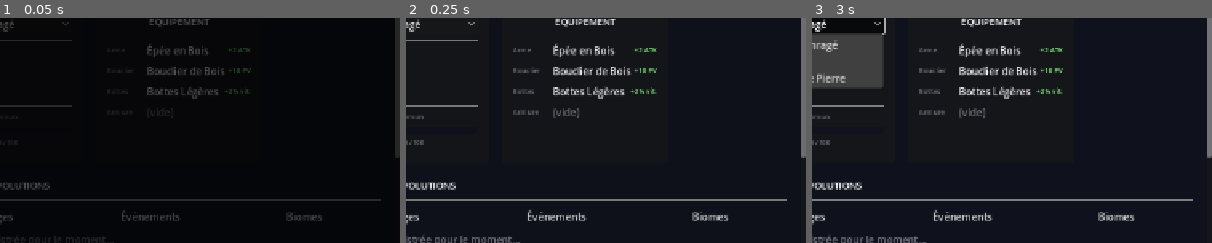
Above: before the commit, frames 1-3 (left to right).
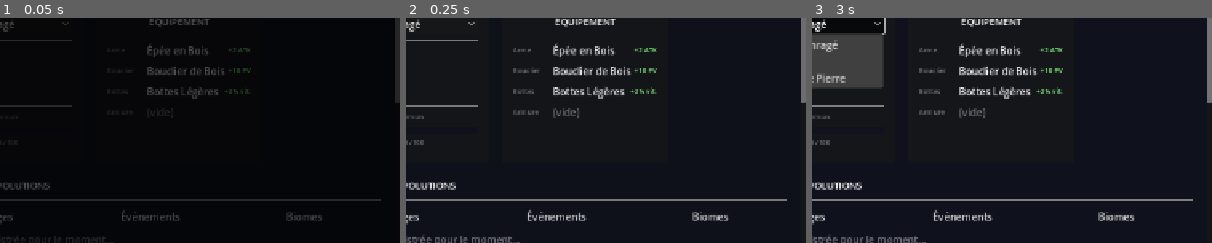
Above: after the commit, the same moments.

Repository: Rhend/Reliquary
Game: Godot game, scene res://scenes/Village.tscn
Same seed, same stepped clock (60 frames per second), same inputs: the game is played once before the commit and once after it.
Inputs:
- Up to frame 1 (0.05 s): no input
- Up to frame 2 (0.25 s): no input
- Up to frame 3 (3 s): click "Forêt Sombre" at 0.5 s; click "Lancer l'aventure" at 1.25 s; click "Marécage Putride" at 2 s; click "Guerrier Enragé" at 2.75 s
The pictures show only the part of the screen within x 50-100%, y 16-66%; the shares and areas given below are measured in that part.

The runs differ from the first frame. In frame 1, 0.3% of the frame differs, in the area x 98-100%, y 37-63%; in frame 2, 0.3%; in frame 3, 0.3%.

Commit message:
feat: contenu Plage, équipements mid/late, Forge améliorée
Nouveaux équipements :
  • Bouclier de Fer (+4 DEF, +15 PV) — forge fourrure + mineral_fer
  • Trident de Mer (+9 ATK, +3 DEF) — forge écaille + perle + fer
  • Bouclier d'Écailles (+6 DEF, +30 PV) — forge écaille + perle + os corail
  • Lame d'Hydre (+14 ATK, +5% speed) — forge venin + écaille + fer
  • Armure d'Hydre (+9 DEF, +55 PV) — forge écaille + venin + os corail

Nouvelles ressources :
  • Perle Marine (crabe, sirène, requin)
  • Os de Corail (requin)

Plage Sauvage :
  • 3e ennemi : Requin Marteau (ATK 24, DEF 8, HP 120, tier 2)
  • 3e événement positif : Coffre à la Dérive (+5 luck)
  • 3e piège : Courant Violent (−25 PV)
  • Drops de perle_marine sur crabe et sirène

Forge :
  • Recettes triées par coût total croissant
  • Badge UPGRADE ▲ (doré) quand la recette améliore le slot actuel
  • Badge ÉQUIPÉ (vert) + bouton désactivé si déjà porté
  • 5 nouvelles recettes ajoutées (bouclier_fer, trident, bouclier_écailles,
    lame_hydre, armure_hydre)

Diff:
--- a/data/biomes/plage.json
+++ b/data/biomes/plage.json
@@ -12,7 +12,8 @@
 				"id": "enemy_crabe", "name": "Crabe Géant",
 				"atk": 14, "def": 6, "hp": 55, "tier": 0, "xp_reward": 14,
 				"loot_table": [
-					{ "item_id": "res_ecaille", "chance": 0.45 }
+					{ "item_id": "res_ecaille",     "chance": 0.40 },
+					{ "item_id": "res_perle_marine", "chance": 0.20 }
 				]
 			},
 			{
@@ -20,17 +21,29 @@
 				"atk": 18, "def": 4, "hp": 70, "tier": 1, "xp_reward": 22,
 				"loot_table": [
 					{ "item_id": "res_ecaille",      "chance": 0.30 },
-					{ "item_id": "res_herbe_magique", "chance": 0.25 }
+					{ "item_id": "res_herbe_magique", "chance": 0.25 },
+					{ "item_id": "res_perle_marine",  "chance": 0.30 }
+				]
+			},
+			{
+				"id": "enemy_requin", "name": "Requin Marteau",
+				"atk": 24, "def": 8, "hp": 120, "tier": 2, "xp_reward": 40,
+				"loot_table": [
+					{ "item_id": "res_os_corail",    "chance": 0.55 },
+					{ "item_id": "res_ecaille",       "chance": 0.35 },
+					{ "item_id": "res_perle_marine",  "chance": 0.20 }
 				]
 			}
 		],
 		"positive_events": [
-			{ "id": "sea_shell", "name": "Coquillage magique",  "effect": "luck", "value": 8  },
-			{ "id": "tide_pool", "name": "Mare régénératrice",  "effect": "heal", "value": 30 }
+			{ "id": "sea_shell",   "name": "Coquillage Magique", "effect": "luck", "value": 8  },
+			{ "id": "tide_pool",   "name": "Mare Régénératrice", "effect": "heal", "value": 30 },
+			{ "id": "drift_chest", "name": "Coffre à la Dérive", "effect": "luck", "value": 5  }
 		],
 		"traps": [
-			{ "id": "quicksand",  "name": "Sables mouvants",  "damage": 20 },
-			{ "id": "jellyfish",  "name": "Méduse venimeuse", "damage": 18 }
+			{ "id": "quicksand",  "name": "Sables Mouvants",  "damage": 20 },
+			{ "id": "jellyfish",  "name": "Méduse Venimeuse", "damage": 18 },
+			{ "id": "rip_tide",   "name": "Courant Violent",  "damage": 25 }
 		]
 	},
 	"passive_slots": [
--- /dev/null
+++ b/data/equipment/armure_hydre.json
@@ -0,0 +1,8 @@
+{
+	"id": "equip_armure_hydre",
+	"name": "Armure d'Hydre",
+	"base_stats": {
+		"slot": "armor",
+		"bonuses": { "def": 9, "hp": 55 }
+	}
+}
--- /dev/null
+++ b/data/equipment/bouclier_ecailles.json
@@ -0,0 +1,8 @@
+{
+	"id": "equip_bouclier_ecailles",
+	"name": "Bouclier d'Écailles",
+	"base_stats": {
+		"slot": "shield",
+		"bonuses": { "def": 6, "hp": 30 }
+	}
+}
--- /dev/null
+++ b/data/equipment/bouclier_fer.json
@@ -0,0 +1,8 @@
+{
+	"id": "equip_bouclier_fer",
+	"name": "Bouclier de Fer",
+	"base_stats": {
+		"slot": "shield",
+		"bonuses": { "def": 4, "hp": 15 }
+	}
+}
--- /dev/null
+++ b/data/equipment/lame_hydre.json
@@ -0,0 +1,8 @@
+{
+	"id": "equip_lame_hydre",
+	"name": "Lame d'Hydre",
+	"base_stats": {
+		"slot": "weapon",
+		"bonuses": { "atk": 14, "attack_speed_pct": 5 }
+	}
+}
--- /dev/null
+++ b/data/equipment/trident_mer.json
@@ -0,0 +1,8 @@
+{
+	"id": "equip_trident_mer",
+	"name": "Trident de Mer",
+	"base_stats": {
+		"slot": "weapon",
+		"bonuses": { "atk": 9, "def": 3 }
+	}
+}
--- /dev/null
+++ b/data/forge/recette_armure_hydre.json
@@ -0,0 +1,11 @@
+{
+	"id": "forge_armure_hydre",
+	"name": "Armure d'Hydre",
+	"result_id": "equip_armure_hydre",
+	"result_slot": "armor",
+	"ingredients": [
+		{ "item_id": "res_ecaille",     "qty": 8 },
+		{ "item_id": "res_venin",       "qty": 5 },
+		{ "item_id": "res_os_corail",   "qty": 3 }
+	]
+}
--- /dev/null
+++ b/data/forge/recette_bouclier_ecailles.json
@@ -0,0 +1,11 @@
+{
+	"id": "forge_bouclier_ecailles",
+	"name": "Bouclier d'Écailles",
+	"result_id": "equip_bouclier_ecailles",
+	"result_slot": "shield",
+	"ingredients": [
+		{ "item_id": "res_ecaille",      "qty": 6 },
+		{ "item_id": "res_perle_marine", "qty": 4 },
+		{ "item_id": "res_os_corail",    "qty": 2 }
+	]
+}
--- /dev/null
+++ b/data/forge/recette_bouclier_fer.json
@@ -0,0 +1,10 @@
+{
+	"id": "forge_bouclier_fer",
+	"name": "Bouclier de Fer",
+	"result_id": "equip_bouclier_fer",
+	"result_slot": "shield",
+	"ingredients": [
+		{ "item_id": "res_fourrure",    "qty": 3 },
+		{ "item_id": "res_mineral_fer", "qty": 4 }
+	]
+}
--- /dev/null
+++ b/data/forge/recette_lame_hydre.json
@@ -0,0 +1,11 @@
+{
+	"id": "forge_lame_hydre",
+	"name": "Lame d'Hydre",
+	"result_id": "equip_lame_hydre",
+	"result_slot": "weapon",
+	"ingredients": [
+		{ "item_id": "res_venin",       "qty": 5 },
+		{ "item_id": "res_ecaille",     "qty": 4 },
+		{ "item_id": "res_mineral_fer", "qty": 3 }
+	]
+}
--- /dev/null
+++ b/data/forge/recette_trident_mer.json
@@ -0,0 +1,11 @@
+{
+	"id": "forge_trident_mer",
+	"name": "Trident de Mer",
+	"result_id": "equip_trident_mer",
+	"result_slot": "weapon",
+	"ingredients": [
+		{ "item_id": "res_ecaille",      "qty": 5 },
+		{ "item_id": "res_perle_marine", "qty": 3 },
+		{ "item_id": "res_mineral_fer",  "qty": 2 }
+	]
+}
--- /dev/null
+++ b/data/resources/os_corail.json
@@ -0,0 +1,5 @@
+{
+	"id": "res_os_corail",
+	"name": "Os de Corail",
+	"entity_type": "resource"
+}
--- /dev/null
+++ b/data/resources/perle_marine.json
@@ -0,0 +1,5 @@
+{
+	"id": "res_perle_marine",
+	"name": "Perle Marine",
+	"entity_type": "resource"
+}
--- a/scripts/Village.gd
+++ b/scripts/Village.gd
@@ -563,7 +563,6 @@
 func _on_entity_evolved(entity_id: String, _new_tier: int) -> void:
 	_refresh_bestiary()
 	_refresh_passives()
-	# Si la créature active a évolué, rafraîchit aussi la carte héro
 	if entity_id == GameData.player.get("active_creature_id", ""):
 		_fill_hero_card()
 
@@ -759,10 +758,22 @@
 		_forge_vbox.add_child(empty_lbl)
 		return
 
+	# Trie par coût total croissant (ingrédients)
+	recipes.sort_custom(func(a, b):
+		var ca = 0; for i in a.get("ingredients",[]): ca += int(i.get("qty",0))
+		var cb = 0; for i in b.get("ingredients",[]): cb += int(i.get("qty",0))
+		return ca < cb
+	)
+
 	for recipe in recipes:
 		_add_recipe_card(recipe)
 
 func _add_recipe_card(recipe: Dictionary) -> void:
+	var slot      = recipe.get("result_slot", "weapon")
+	var result_id = recipe.get("result_id", "")
+	var equipped  = GameData.player.get("equipped", {}).get(slot, "")
+	var is_equipped   = (equipped == result_id)
+
 	var card = PanelContainer.new()
 	card.size_flags_horizontal = Control.SIZE_EXPAND_FILL
 	_forge_vbox.add_child(card)
@@ -772,7 +783,7 @@
 	vbox.add_theme_constant_override("separation", 6)
 	m.add_child(vbox)
 
-	# En-tête : nom de la recette + slot cible
+	# En-tête : nom + slot + badge ÉQUIPÉ ou UPGRADE
 	var header = HBoxContainer.new()
 	header.add_theme_constant_override("separation", 8)
 	vbox.add_child(header)
@@ -783,23 +794,43 @@
 	name_lbl.size_flags_horizontal = Control.SIZE_EXPAND_FILL
 	header.add_child(name_lbl)
 
+	# Badge contextuel
+	var badge_text  = ""
+	var badge_color = UIColors.TEXT_MUTED
+	if is_equipped:
+		badge_text  = "[ÉQUIPÉ]"
+		badge_color = UIColors.INGREDIENT_OK
+	else:
+		# Détecte si c'est un upgrade sur l'item actuellement dans le slot
+		var result_item   = GameData.get_entity(result_id)
+		var current_item  = GameData.get_entity(equipped)
+		if not result_item.is_empty():
+			var r_bonus = result_item.get("base_stats",{}).get("bonuses",{})
+			var c_bonus = current_item.get("base_stats",{}).get("bonuses",{}) if not current_item.is_empty() else {}
+			var r_score = 0; for v in r_bonus.values(): r_score += int(v)
+			var c_score = 0; for v in c_bonus.values(): c_score += int(v)
+			if r_score > c_score:
+				badge_text  = "[UPGRADE ▲]"
+				badge_color = UIColors.FILTER_ON
+
 	var slot_lbl = Label.new()
-	slot_lbl.text = "[%s]" % SLOT_ICONS.get(recipe.get("result_slot", ""), recipe.get("result_slot", "?"))
+	slot_lbl.text = "[%s]  %s" % [SLOT_ICONS.get(slot, "?"), badge_text] if badge_text != "" \
+			else "[%s]" % SLOT_ICONS.get(slot, "?")
 	slot_lbl.add_theme_font_size_override("font_size", 11)
-	slot_lbl.add_theme_color_override("font_color", UIColors.RESULT_SLOT)
+	slot_lbl.add_theme_color_override("font_color", badge_color if badge_text != "" else UIColors.RESULT_SLOT)
 	header.add_child(slot_lbl)
 
-	# Liste des ingrédients avec indicateur vert/rouge selon le stock
+	# Ingrédients
 	var ing_row = HBoxContainer.new()
 	ing_row.add_theme_constant_override("separation", 14)
 	vbox.add_child(ing_row)
 
 	var resources: Dictionary = GameData.player.get("resources", {})
 	for ing in recipe.get("ingredients", []):
-		var item_id   = ing.get("item_id", "")
-		var needed    = int(ing.get("qty", 0))
-		var have      = int(resources.get(item_id, 0))
-		var res_name  = GameData.get_entity(item_id).get("name", item_id)
+		var item_id  = ing.get("item_id", "")
+		var needed   = int(ing.get("qty", 0))
+		var have     = int(resources.get(item_id, 0))
+		var res_name = GameData.get_entity(item_id).get("name", item_id)
 
 		var ing_lbl = Label.new()
 		ing_lbl.add_theme_font_size_override("font_size", 11)
@@ -808,12 +839,14 @@
 			UIColors.INGREDIENT_OK if have >= needed else UIColors.INGREDIENT_MISSING)
 		ing_row.add_child(ing_lbl)
 
-	# Bouton Forger (grisé si stock insuffisant)
+	# Bouton Forger
 	var can_craft = GameData.can_craft(recipe)
 	var forge_btn = Button.new()
-	forge_btn.text     = "Forger"
-	forge_btn.disabled = not can_craft
+	forge_btn.text     = "Forger" if not is_equipped else "Déjà équipé"
+	forge_btn.disabled = not can_craft or is_equipped
 	forge_btn.size_flags_horizontal = Control.SIZE_EXPAND_FILL
+	if can_craft and not is_equipped:
+		forge_btn.add_theme_color_override("font_color", UIColors.INGREDIENT_OK)
 	forge_btn.pressed.connect(func(): _on_forge_pressed(recipe))
 	vbox.add_child(forge_btn)
 
Not shown, changed: .claude/settings.local.json
